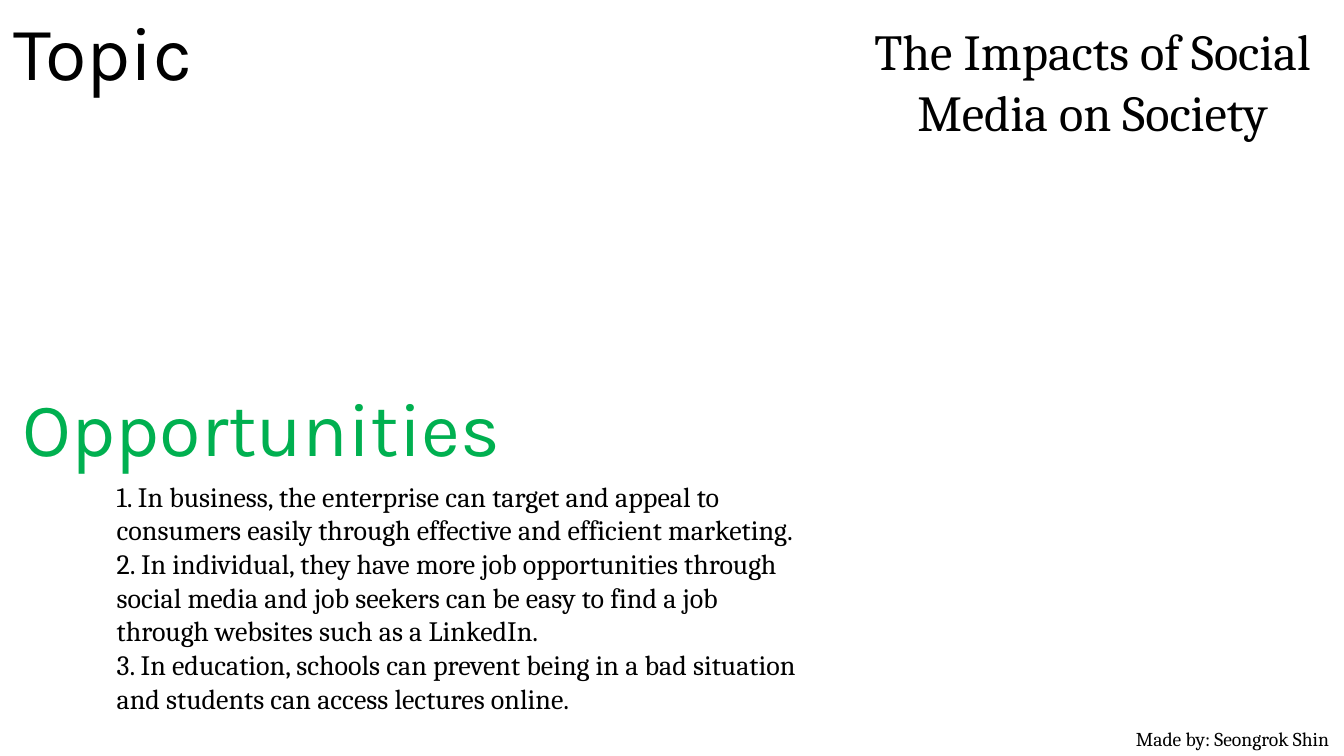
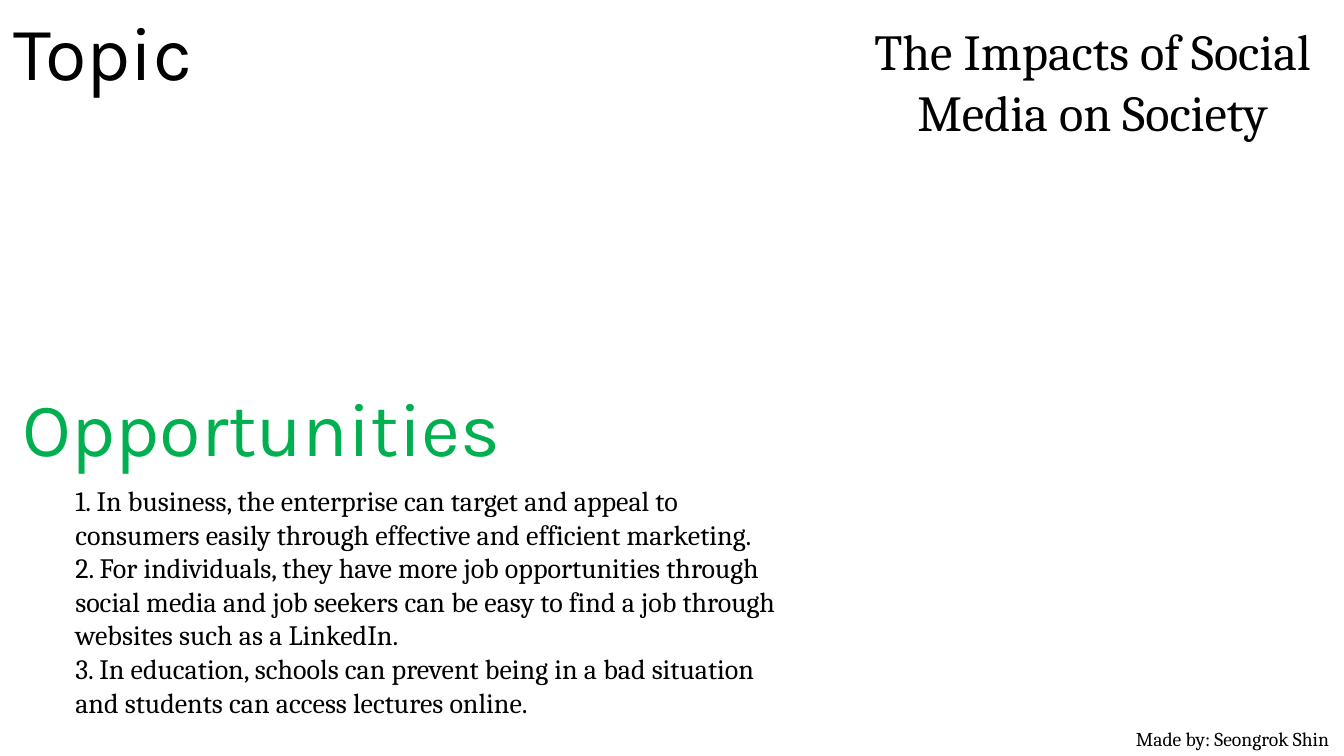
Before and after one commit to 20119382-AUT/-11-1108-ssnn-11-1108-ssnn-, a slide deck: slide 1 of Team Project Presentation/Team Project Presentation.pptx. Drawn at 1344x756 pixels with LibreOffice and Linux fonts; fonts in the diff are those of the drawing. Boxes give left, top, right and bottom in pixels: in the first picture for what was removed or moved away, otherwise in the second. Text is boxed around its words. In the diff, an @@ line names an element or a change of style, - is before the commit and + after.

```diff
--- a/Team Project Presentation/Team Project Presentation.pptx
+++ b/Team Project Presentation/Team Project Presentation.pptx
@@ text "1. In business, the enterprise ...": place and size @@
-text "1. In business, the enterprise ..." at [117, 487, 795, 710]
+text "1. In business, the enterprise ..." at [75, 491, 775, 714]
@@ text at [75, 558, 775, 646]: text changed @@
-2. In individual, they have more job opportunities through social media and job seekers can be easy to find a job through websites such as a LinkedIn.
+2. For individuals, they have more job opportunities through social media and job seekers can be easy to find a job through websites such as a LinkedIn.
```
Also in this commit, not shown: 2 other slides changed.
